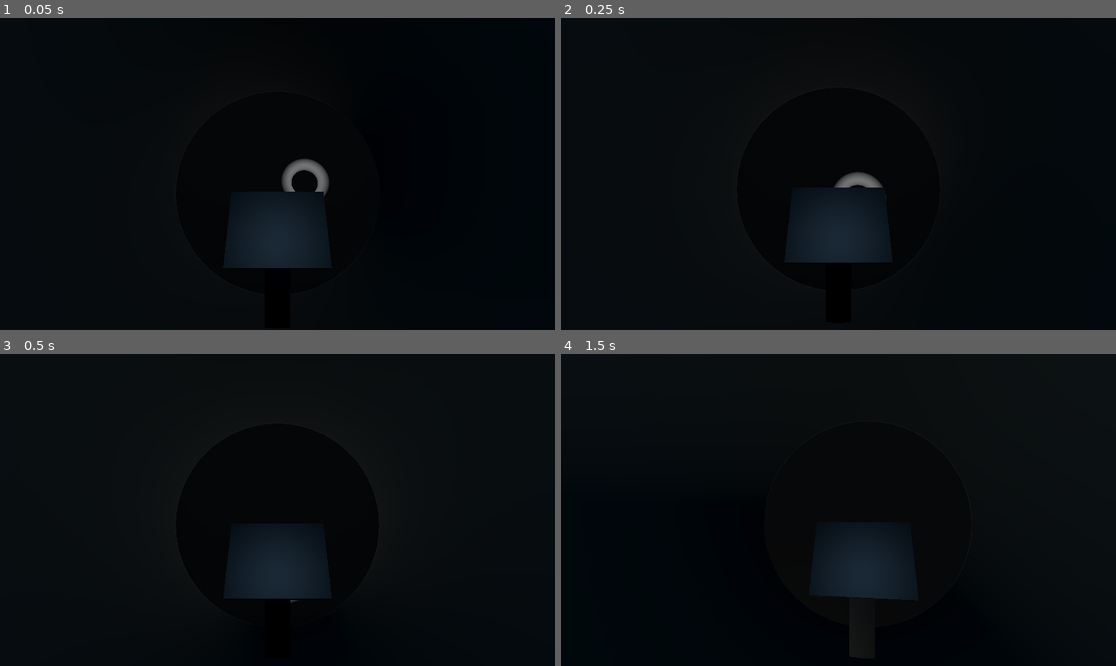
Above: before the commit, frames 1-4 (two rows, left to right).
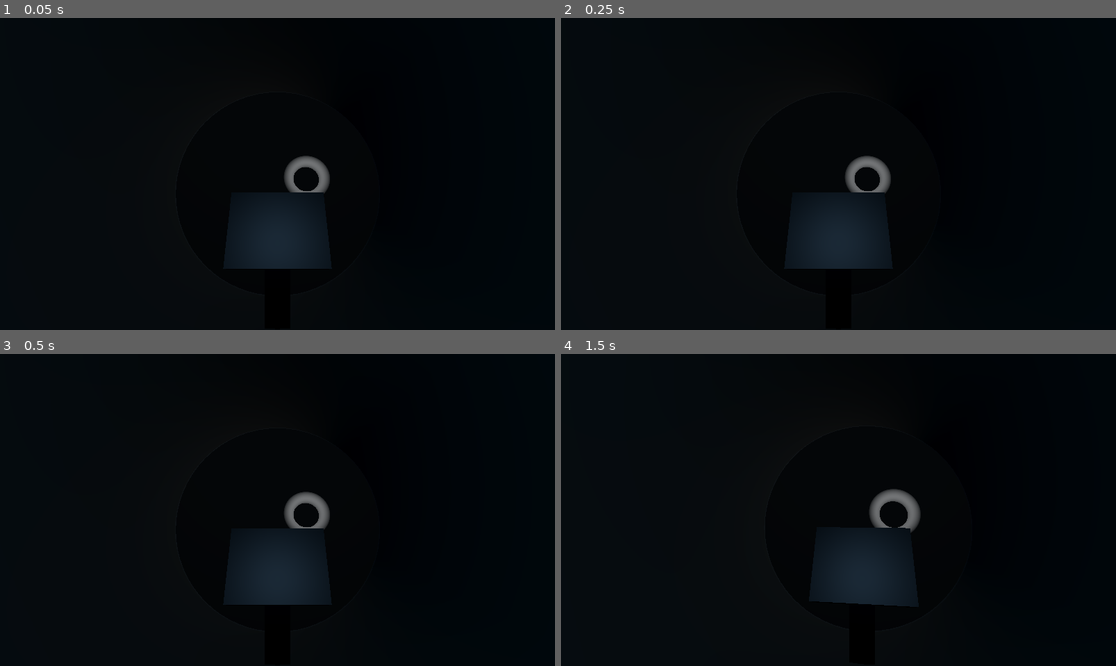
Above: after the commit, the same moments.

Repository: BVenturaDev/DeepDark
Game: Godot game, scene res://scenes/levels/dev_env.tscn
The game is run twice, just before and just after one commit, with the same random seed, the same clock (stepped at 60 frames per second) and the same inputs.
Inputs (mouse positions are in pixels of both pictures, inside the frame that each line leads up to):
- Up to frame 1 (0.05 s): no input
- Up to frame 2 (0.25 s): no input
- Up to frame 3 (0.5 s): no input
- Up to frame 4 (1.5 s): move the mouse to (866, 510) at 0.52 s; hold . (next_camera, bound only after the commit) 0.53-1.28 s; hold Keypad 8 (sub_forward, bound only after the commit) from 0.53 s (still down); tap , (previous_camera, bound only after the commit) at 0.8, 1.35 s; move the mouse to (810, 510) at 1.27 s

The runs differ from the first frame. In frame 1, 0.4% of the frame differs, in the area x 40-60%, y 44-81%; in frame 2, 1.1%; in frame 3, 0.9%; in frame 4, 1.0%.

Commit message:
sub controls rough draft

Diff:
--- a/materials/entities/submarine/screen_crt_shader.tres
+++ b/materials/entities/submarine/screen_crt_shader.tres
@@ -4,24 +4,17 @@
 
 [resource]
 shader = ExtResource("1_4rh3d")
-shader_parameter/overlay = false
-shader_parameter/scanlines_opacity = 0.31
-shader_parameter/scanlines_width = 0.194
-shader_parameter/grille_opacity = 0.0
 shader_parameter/resolution = Vector2(640, 480)
-shader_parameter/pixelate = true
-shader_parameter/roll = true
+shader_parameter/scan_line_amount = 1.0
+shader_parameter/warp_amount = 0.056
+shader_parameter/noise_amount = 0.108
+shader_parameter/interference_amount = 0.2
+shader_parameter/grille_amount = 0.1
+shader_parameter/grille_size = 1.0
+shader_parameter/vignette_amount = 0.6
+shader_parameter/vignette_intensity = 0.4
+shader_parameter/aberation_amount = 0.5
+shader_parameter/roll_line_amount = 0.3
 shader_parameter/roll_speed = 8.43
-shader_parameter/roll_size = 18.371
-shader_parameter/roll_variation = 1.8
-shader_parameter/distort_intensity = 0.05
-shader_parameter/noise_opacity = 0.276
-shader_parameter/noise_speed = 5.0
-shader_parameter/static_noise_intensity = 0.116
-shader_parameter/aberration = 0.03
-shader_parameter/brightness = 1.4
-shader_parameter/discolor = true
-shader_parameter/warp_amount = 0.056
-shader_parameter/clip_warp = false
-shader_parameter/vignette_intensity = 0.4
-shader_parameter/vignette_opacity = 0.5
+shader_parameter/scan_line_strength = -8.0
+shader_parameter/pixel_strength = -2.0
--- a/project.godot
+++ b/project.godot
@@ -46,6 +46,46 @@
 "events": [Object(InputEventKey,"resource_local_to_scene":false,"resource_name":"","device":-1,"window_id":0,"alt_press …(182 unchanged characters)…
 ]
 }
+previous_camera={
+"deadzone": 0.5,
+"events": [Object(InputEventKey,"resource_local_to_scene":false,"resource_name":"","device":-1,"window_id":0,"alt_pressed":false,"shift_pressed":false,"ctrl_pressed":false,"meta_pressed":false,"pressed":false,"keycode":0,"physical_keycode":44,"key_label":0,"unicode":44,"echo":false,"script":null)
+]
+}
+next_camera={
+"deadzone": 0.5,
+"events": [Object(InputEventKey,"resource_local_to_scene":false,"resource_name":"","device":-1,"window_id":0,"alt_pressed":false,"shift_pressed":false,"ctrl_pressed":false,"meta_pressed":false,"pressed":false,"keycode":0,"physical_keycode":46,"key_label":0,"unicode":46,"echo":false,"script":null)
+]
+}
+sub_forward={
+"deadzone": 0.5,
+"events": [Object(InputEventKey,"resource_local_to_scene":false,"resource_name":"","device":-1,"window_id":0,"alt_pressed":false,"shift_pressed":false,"ctrl_pressed":false,"meta_pressed":false,"pressed":false,"keycode":0,"physical_keycode":4194446,"key_label":0,"unicode":0,"echo":false,"script":null)
+]
+}
+sub_back={
+"deadzone": 0.5,
+"events": [Object(InputEventKey,"resource_local_to_scene":false,"resource_name":"","device":-1,"window_id":0,"alt_pressed":false,"shift_pressed":false,"ctrl_pressed":false,"meta_pressed":false,"pressed":false,"keycode":0,"physical_keycode":4194443,"key_label":0,"unicode":0,"echo":false,"script":null)
+]
+}
+sub_left={
+"deadzone": 0.5,
+"events": [Object(InputEventKey,"resource_local_to_scene":false,"resource_name":"","device":-1,"window_id":0,"alt_pressed":false,"shift_pressed":false,"ctrl_pressed":false,"meta_pressed":false,"pressed":false,"keycode":0,"physical_keycode":4194442,"key_label":0,"unicode":0,"echo":false,"script":null)
+]
+}
+sub_right={
+"deadzone": 0.5,
+"events": [Object(InputEventKey,"resource_local_to_scene":false,"resource_name":"","device":-1,"window_id":0,"alt_pressed":false,"shift_pressed":false,"ctrl_pressed":false,"meta_pressed":false,"pressed":false,"keycode":0,"physical_keycode":4194444,"key_label":0,"unicode":0,"echo":false,"script":null)
+]
+}
+sub_down={
+"deadzone": 0.5,
+"events": [Object(InputEventKey,"resource_local_to_scene":false,"resource_name":"","device":-1,"window_id":0,"alt_pressed":false,"shift_pressed":false,"ctrl_pressed":false,"meta_pressed":false,"pressed":false,"keycode":0,"physical_keycode":4194439,"key_label":0,"unicode":0,"echo":false,"script":null)
+]
+}
+sub_up={
+"deadzone": 0.5,
+"events": [Object(InputEventKey,"resource_local_to_scene":false,"resource_name":"","device":-1,"window_id":0,"alt_pressed":false,"shift_pressed":false,"ctrl_pressed":false,"meta_pressed":false,"pressed":false,"keycode":0,"physical_keycode":4194445,"key_label":0,"unicode":0,"echo":false,"script":null)
+]
+}
 
 [rendering]
 
--- a/scenes/entities/screen.tscn
+++ b/scenes/entities/screen.tscn
@@ -17,7 +17,7 @@
 
 void fragment()
 {
-	ALBEDO = texture(screen_tex, vec2(1.0 - UV.y, 1.0 - UV.x)).rgb;
+	ALBEDO = texture(screen_tex, vec2(UV.y, 1.0 - UV.x)).rgb;
 	//EMISSION = texture(screen_tex, vec2(UV.x, 1.0 - UV.y)).rgb * 0.01;
 }"
 
--- a/scenes/entities/submarine.tscn
+++ b/scenes/entities/submarine.tscn
@@ -62,7 +62,7 @@
 
 void fragment()
 {
-	ALBEDO = texture(screen_tex, vec2(1.0 - UV.y, 1.0 - UV.x)).rgb;
+	ALBEDO = texture(screen_tex, vec2(UV.y, 1.0 - UV.x)).rgb;
 	//EMISSION = texture(screen_tex, vec2(UV.x, 1.0 - UV.y)).rgb * 0.01;
 }"
 
@@ -204,19 +204,23 @@
 grow_vertical = 2
 
 [node name="Node3DCameras" type="Node3D" parent="Interior/Screen/SubViewport"]
-transform = Transform3D(1, 0, -1.06581e-14, 0, 1, 0, 1.06581e-14, 0, 1, 0.956727, 0, 0)
+transform = Transform3D(1, 0, 0, 0, 1, 0, 0, 0, 1, 0.956727, 0, -2.13163e-14)
 
 [node name="Camera3DPort" type="Camera3D" parent="Interior/Screen/SubViewport/Node3DCameras"]
-transform = Transform3D(1, 0, 0, 0, 1, 0, 0, 0, 1, -0.992643, 0, 1.05797e-14)
+transform = Transform3D(1, 0, 0, 0, 1, 0, 0, 0, 1, -1.65737, 0, 1.05797e-14)
 current = true
 
 [node name="Camera3DStarboard" type="Camera3D" parent="Interior/Screen/SubViewport/Node3DCameras"]
+transform = Transform3D(1, 0, 0, 0, 1, 0, 0, 0, 1, -0.480328, 0, 0)
 
 [node name="Camera3DStern" type="Camera3D" parent="Interior/Screen/SubViewport/Node3DCameras"]
+transform = Transform3D(1, 0, 0, 0, 1, 0, 0, 0, 1, -0.987707, 0, 1.61415)
 
 [node name="Camera3DFloor" type="Camera3D" parent="Interior/Screen/SubViewport/Node3DCameras"]
+transform = Transform3D(1, 0, 0, 0, 1, 0, 0, 0, 1, -0.961563, -0.615903, 0)
 
 [node name="Camera3DRoof" type="Camera3D" parent="Interior/Screen/SubViewport/Node3DCameras"]
+transform = Transform3D(1, 0, 0, 0, 1, 0, 0, 0, 1, -0.961143, 0.699584, 0)
 
 [node name="Player" parent="." instance=ExtResource("5_hxsbj")]
 transform = Transform3D(-4.37114e-08, 0, 1, 0, 1, 0, -1, 0, -4.37114e-08, 0, -0.238117, 0)
--- a/shaders/screen_crt_shader.gdshader
+++ b/shaders/screen_crt_shader.gdshader
@@ -1,72 +1,114 @@
 /*
 Shader from Godot Shaders - the free shader library.
-godotshaders.com/shader/VHS-and-CRT-monitor-effect
 
 This shader is under CC0 license. Feel free to use, improve and
 change this shader according to your needs and consider sharing
 the modified result to godotshaders.com.
+
+Optimised and packed by @c64cosmin
+If you do use this please share it with me
+Would love to see what you're making with it <3
+
+It's a combination of these two shaders
+~godotshaders.com/shader/VHS-and-CRT-monitor-effect
+godotshaders.com/shader/crt-shader-with-realistic-blurring/
+
+CRT grille and rolling lines made by @c64cosmin
+Vignette and warping effect was made by pend00
+Scanlines are from "TimothyLottes" FROM SHADERTOY
+Then ported by AHOPNESS (@ahopness)
+https://www.shadertoy.com/view/MsjXzh
 */
 
 shader_type canvas_item;
 
-// Deprecation Fix
-uniform sampler2D SCREEN_TEXTURE : hint_screen_texture, filter_linear_mipmap;
+uniform sampler2D SCREEN_TEXTURE: hint_screen_texture;
 
-//*** IMPORTANT! ***/
-// - If you are using this shader to affect the node it is applied to set 'overlay' to false (unchecked in the instepctor).
-// - If you are using this shader as an overlay, and want the shader to affect the nodes below in the Scene hierarchy,
-//   set 'overlay' to true (checked in the inspector).
-// On Mac there is potentially a bug causing this to not work properly. If that is the case and you want to use the shader as an overlay
-// change all "overlay ? SCREEN_TEXTURE : TEXTURE" to only "SCREEN_TEXTURE" on lines 129-140, and "vec2 uv = overlay ? warp(SCREEN_UV) : warp(UV);"
-// to "vec2 uv = warp(SCREEN_UV);" on line 98.
-uniform bool overlay = false;
+uniform vec2 resolution = vec2(320.0, 180.0);
 
-uniform float scanlines_opacity : hint_range(0.0, 1.0) = 0.4;
-uniform float scanlines_width : hint_range(0.0, 0.5) = 0.25;
-uniform float grille_opacity : hint_range(0.0, 1.0) = 0.3;
-uniform vec2 resolution = vec2(640.0, 480.0); // Set the number of rows and columns the texture will be divided in. Scanlines and grille will make a square based on these values
+uniform float scan_line_amount :hint_range(0.0, 1.0) = 1.0;
+uniform float warp_amount :hint_range(0.0, 5.0) = 0.1;
+uniform float noise_amount :hint_range(0.0, 0.3) = 0.03;
+uniform float interference_amount :hint_range(0.0, 1.0) = 0.2;
+uniform float grille_amount :hint_range(0.0, 1.0) = 0.1;
+uniform float grille_size :hint_range(1.0, 5.0) = 1.0;
+uniform float vignette_amount :hint_range(0.0, 2.0) = 0.6;
+uniform float vignette_intensity : hint_range(0.0, 1.0) = 0.4;
+uniform float aberation_amount :hint_range(0.0, 1.0) = 0.5;
+uniform float roll_line_amount :hint_range(0.0, 1.0) = 0.3;
+uniform float roll_speed :hint_range(-8.0, 8.0) = 1.0;
+uniform float scan_line_strength :hint_range(-12.0, -1.0) = -8.0;
+uniform float pixel_strength :hint_range(-4.0, 0.0) = -2.0;
 
-uniform bool pixelate = true; // Fill each square ("pixel") with a sampled color, creating a pixel look and a more accurate representation of how a CRT monitor would work.
-
-uniform bool roll = true;
-uniform float roll_speed = 8.0; // Positive values are down, negative are up
-uniform float roll_size : hint_range(0.0, 100.0) = 15.0;
-uniform float roll_variation : hint_range(0.1, 5.0) = 1.8; // This valie is not an exact science. You have to play around with the value to find a look you like. How this works is explained in the code below.
-uniform float distort_intensity : hint_range(0.0, 0.2) = 0.05; // The distortion created by the rolling effect.
-
-uniform float noise_opacity : hint_range(0.0, 1.0) = 0.4;
-uniform float noise_speed = 5.0; // There is a movement in the noise pattern that can be hard to see first. This sets the speed of that movement.
-
-uniform float static_noise_intensity : hint_range(0.0, 1.0) = 0.06;
-
-uniform float aberration : hint_range(-1.0, 1.0) = 0.03; // Chromatic aberration, a distortion on each color channel.
-uniform float brightness = 1.4; // When adding scanline gaps and grille the image can get very dark. Brightness tries to compensate for that.
-uniform bool discolor = true; // Add a discolor effect simulating a VHS
-
-uniform float warp_amount :hint_range(0.0, 5.0) = 1.0; // Warp the texture edges simulating the curved glass of a CRT monitor or old TV.
-uniform bool clip_warp = false;
-
-uniform float vignette_intensity = 0.4; // Size of the vignette, how far towards the middle it should go.
-uniform float vignette_opacity : hint_range(0.0, 1.0) = 0.5;
-
-// Used by the noise functin to generate a pseudo random value between 0.0 and 1.0
-vec2 random(vec2 uv){
-    uv = vec2( dot(uv, vec2(127.1,311.7) ),
-               dot(uv, vec2(269.5,183.3) ) );
-    return -1.0 + 2.0 * fract(sin(uv) * 43758.5453123);
+float random(vec2 uv){
+    return fract(cos(uv.x * 83.4827 + uv.y * 92.2842) * 43758.5453123);
 }
 
-// Generate a Perlin noise used by the distortion effects
-float noise(vec2 uv) {
-    vec2 uv_index = floor(uv);
-    vec2 uv_fract = fract(uv);
+vec3 fetch_pixel(vec2 uv, vec2 off){
+	vec2 pos = floor(uv * resolution + off) / resolution + vec2(0.5) / resolution;
 
-    vec2 blur = smoothstep(0.0, 1.0, uv_fract);
+	float noise = 0.0;
+	if(noise_amount > 0.0){
+		noise = random(pos + fract(TIME)) * noise_amount;
+	}
 
-    return mix( mix( dot( random(uv_index + vec2(0.0,0.0) ), uv_fract - vec2(0.0,0.0) ),
-                     dot( random(uv_index + vec2(1.0,0.0) ), uv_fract - vec2(1.0,0.0) ), blur.x),
-                mix( dot( random(uv_index + vec2(0.0,1.0) ), uv_fract - vec2(0.0,1.0) ),
-                     dot( random(uv_index + vec2(1.0,1.0) ), uv_fract - vec2(1.0,1.0) ), blur.x), blur.y) * 0.5 + 0.5;
+	if(max(abs(pos.x - 0.5), abs(pos.y - 0.5)) > 0.5){
+		return vec3(0.0, 0.0, 0.0);
+	}
+
+	vec3 clr = texture(SCREEN_TEXTURE , pos, -16.0).rgb + noise;
+	return clr;
+}
+
+// Distance in emulated pixels to nearest texel.
+vec2 Dist(vec2 pos){
+	pos = pos * resolution;
+	return - ((pos - floor(pos)) - vec2(0.5));
+}
+
+// 1D Gaussian.
+float Gaus(float pos, float scale){ return exp2(scale * pos * pos); }
+
+// 3-tap Gaussian filter along horz line.
+vec3 Horz3(vec2 pos, float off){
+	vec3 b = fetch_pixel(pos, vec2(-1.0, off));
+	vec3 c = fetch_pixel(pos, vec2( 0.0, off));
+	vec3 d = fetch_pixel(pos, vec2( 1.0, off));
+	float dst = Dist(pos).x;
+
+	// Convert distance to weight.
+	float scale = pixel_strength;
+	float wb = Gaus(dst - 1.0, scale);
+	float wc = Gaus(dst + 0.0, scale);
+	float wd = Gaus(dst + 1.0, scale);
+
+	// Return filtered sample.
+	return (b * wb + c * wc + d * wd) / (wb + wc + wd);
+}
+
+// Return scanline weight.
+float Scan(vec2 pos, float off){
+	float dst = Dist(pos).y;
+
+	return Gaus(dst + off, scan_line_strength);
+}
+
+// Allow nearest three lines to effect pixel.
+vec3 Tri(vec2 pos){
+	vec3 clr = fetch_pixel(pos, vec2(0.0));
+	if(scan_line_amount > 0.0){
+		vec3 a = Horz3(pos,-1.0);
+		vec3 b = Horz3(pos, 0.0);
+		vec3 c = Horz3(pos, 1.0);
+
+		float wa = Scan(pos,-1.0);
+		float wb = Scan(pos, 0.0);
+		float wc = Scan(pos, 1.0);
+
+		vec3 scanlines = a * wa + b * wb + c * wc;
+		clr = mix(clr, scanlines, scan_line_amount);
+	}
+	return clr;
 }
 
 // Takes in the UV and warps the edges, creating the spherized effect
@@ -76,157 +118,66 @@
 	float delta4 = delta2 * delta2;
 	float delta_offset = delta4 * warp_amount;
 
-	return uv + delta * delta_offset;
+	vec2 warped = uv + delta * delta_offset;
+	return (warped - 0.5) / mix(1.0,1.2,warp_amount/5.0) + 0.5;
 }
 
-// Adds a black border to hide stretched pixel created by the warp effect
-float border (vec2 uv){
-	float radius = min(warp_amount, 0.08);
-	radius = max(min(min(abs(radius * 2.0), abs(1.0)), abs(1.0)), 1e-5);
-	vec2 abs_uv = abs(uv * 2.0 - 1.0) - vec2(1.0, 1.0) + radius;
-	float dist = length(max(vec2(0.0), abs_uv)) / radius;
-	float square = smoothstep(0.96, 1.0, dist);
-	return clamp(1.0 - square, 0.0, 1.0);
-}
-
-// Adds a vignette shadow to the edges of the image
 float vignette(vec2 uv){
 	uv *= 1.0 - uv.xy;
 	float vignette = uv.x * uv.y * 15.0;
-	return pow(vignette, vignette_intensity * vignette_opacity);
+	return pow(vignette, vignette_intensity * vignette_amount);
 }
 
-void fragment()
-{
-	vec2 uv = overlay ? warp(SCREEN_UV) : warp(UV); // Warp the uv. uv will be used in most cases instead of UV to keep the warping
-	vec2 text_uv = uv;
-	vec2 roll_uv = vec2(0.0);
-	float time = roll ? TIME : 0.0;
+float floating_mod(float a, float b){
+	return a - b * floor(a/b);
+}
 
+vec3 grille(vec2 uv){
+	float unit = PI / 3.0;
+	float scale = 2.0*unit/grille_size;
+	float r = smoothstep(0.5, 0.8, cos(uv.x*scale - unit));
+	float g = smoothstep(0.5, 0.8, cos(uv.x*scale + unit));
+	float b = smoothstep(0.5, 0.8, cos(uv.x*scale + 3.0*unit));
+	return mix(vec3(1.0), vec3(r,g,b), grille_amount);
+}
 
-	// Pixelate the texture based on the given resolution.
-	if (pixelate)
-	{
-		text_uv = ceil(uv * resolution) / resolution;
+float roll_line(vec2 uv){
+	float x = uv.y * 3.0 - TIME * roll_speed;
+	float f = cos(x) * cos(x * 2.35 + 1.1) * cos(x * 4.45 + 2.3);
+	float roll_line = smoothstep(0.5, 0.9, f);
+	return roll_line * roll_line_amount;
+}
+
+void fragment(){
+	vec2 pix = FRAGCOORD.xy;
+	vec2 pos = warp(SCREEN_UV);
+
+	float line = 0.0;
+	if(roll_line_amount > 0.0){
+		line = roll_line(pos);
 	}
 
-	// Create the rolling effect. We need roll_line a bit later to make the noise effect.
-	// That is why this runs if roll is true OR noise_opacity is over 0.
-	float roll_line = 0.0;
-	if (roll || noise_opacity > 0.0)
-	{
-		// Create the areas/lines where the texture will be distorted.
-		roll_line = smoothstep(0.3, 0.9, sin(uv.y * roll_size - (time * roll_speed) ) );
-		// Create more lines of a different size and apply to the first set of lines. This creates a bit of variation.
-		roll_line *= roll_line * smoothstep(0.3, 0.9, sin(uv.y * roll_size * roll_variation - (time * roll_speed * roll_variation) ) );
-		// Distort the UV where where the lines are
-		roll_uv = vec2(( roll_line * distort_intensity * (1.-UV.x)), 0.0);
+	vec2 sq_pix = floor(pos * resolution) / resolution + vec2(0.5) / resolution;
+	if(interference_amount + roll_line_amount > 0.0){
+		float interference = random(sq_pix.yy + fract(TIME));
+		pos.x += (interference * (interference_amount + line * 6.0)) / resolution.x;
 	}
 
-	vec4 text;
-	if (roll)
-	{
-		// If roll is true distort the texture with roll_uv. The texture is split up into RGB to
-		// make some chromatic aberration. We apply the aberration to the red and green channels accorging to the aberration parameter
-		// and intensify it a bit in the roll distortion.
-		text.r = texture(SCREEN_TEXTURE, text_uv + roll_uv * 0.8 + vec2(aberration, 0.0) * .1).r;
-		text.g = texture(SCREEN_TEXTURE, text_uv + roll_uv * 1.2 - vec2(aberration, 0.0) * .1 ).g;
-		text.b = texture(SCREEN_TEXTURE, text_uv + roll_uv).b;
-		text.a = 1.0;
-	}
-	else
-	{
-		// If roll is false only apply the aberration without any distorion. The aberration values are very small so the .1 is only
-		// to make the slider in the Inspector less sensitive.
-		text.r = texture(SCREEN_TEXTURE, text_uv + vec2(aberration, 0.0) * .1).r;
-		text.g = texture(SCREEN_TEXTURE, text_uv - vec2(aberration, 0.0) * .1).g;
-		text.b = texture(SCREEN_TEXTURE, text_uv).b;
-		text.a = 1.0;
+	vec3 clr = Tri(pos);
+	if(aberation_amount > 0.0){
+		float chromatic = aberation_amount + line * 2.0;
+		vec2 chromatic_x = vec2(chromatic,0.0) / resolution.x;
+		vec2 chromatic_y = vec2(0.0, chromatic/2.0) / resolution.y;
+		float r = Tri(pos - chromatic_x).r;
+		float g = Tri(pos + chromatic_y).g;
+		float b = Tri(pos + chromatic_x).b;
+		clr = vec3(r,g,b);
 	}
 
-	float r = text.r;
-	float g = text.g;
-	float b = text.b;
+	if(grille_amount > 0.0)clr *= grille(pix);
+	clr *= 1.0 + scan_line_amount * 0.6 + line * 3.0 + grille_amount * 2.0;
+	if(vignette_amount > 0.0)clr *= vignette(pos);
 
-	uv = warp(UV);
-
-	// CRT monitors don't have pixels but groups of red, green and blue dots or lines, called grille. We isolate the texture's color channels
-	// and divide it up in 3 offsetted lines to show the red, green and blue colors next to each other, with a small black gap between.
-	if (grille_opacity > 0.0){
-
-		float g_r = smoothstep(0.85, 0.95, abs(sin(uv.x * (resolution.x * 3.14159265))));
-		r = mix(r, r * g_r, grille_opacity);
-
-		float g_g = smoothstep(0.85, 0.95, abs(sin(1.05 + uv.x * (resolution.x * 3.14159265))));
-		g = mix(g, g * g_g, grille_opacity);
-
-		float b_b = smoothstep(0.85, 0.95, abs(sin(2.1 + uv.x * (resolution.x * 3.14159265))));
-		b = mix(b, b * b_b, grille_opacity);
-
-	}
-
-	// Apply the grille to the texture's color channels and apply Brightness. Since the grille and the scanlines (below) make the image very dark you
-	// can compensate by increasing the brightness.
-	text.r = clamp(r * brightness, 0.0, 1.0);
-	text.g = clamp(g * brightness, 0.0, 1.0);
-	text.b = clamp(b * brightness, 0.0, 1.0);
-
-	// Scanlines are the horizontal lines that make up the image on a CRT monitor.
-	// Here we are actual setting the black gap between each line, which I guess is not the right definition of the word, but you get the idea
-	float scanlines = 0.5;
-	if (scanlines_opacity > 0.0)
-	{
-		// Same technique as above, create lines with sine and applying it to the texture. Smoothstep to allow setting the line size.
-		scanlines = smoothstep(scanlines_width, scanlines_width + 0.5, abs(sin(uv.y * (resolution.y * 3.14159265))));
-		text.rgb = mix(text.rgb, text.rgb * vec3(scanlines), scanlines_opacity);
-	}
-
-	// Apply the banded noise.
-	if (noise_opacity > 0.0)
-	{
-		// Generate a noise pattern that is very stretched horizontally, and animate it with noise_speed
-		float noise = smoothstep(0.4, 0.5, noise(uv * vec2(2.0, 200.0) + vec2(10.0, (TIME * (noise_speed))) ) );
-
-		// We use roll_line (set above) to define how big the noise should be vertically (multiplying cuts off all black parts).
-		// We also add in some basic noise with random() to break up the noise pattern above. The noise is sized according to
-		// the resolution value set in the inspector. If you don't like this look you can
-		// change "ceil(uv * resolution) / resolution" to only "uv" to make it less pixelated. Or multiply resolution with som value
-		// greater than 1.0 to make them smaller.
-		roll_line *= noise * scanlines * clamp(random((ceil(uv * resolution) / resolution) + vec2(TIME * 0.8, 0.0)).x + 0.8, 0.0, 1.0);
-		// Add it to the texture based on noise_opacity
-		text.rgb = clamp(mix(text.rgb, text.rgb + roll_line, noise_opacity), vec3(0.0), vec3(1.0));
-	}
-
-	// Apply static noise by generating it over the whole screen in the same way as above
-	if (static_noise_intensity > 0.0)
-	{
-		text.rgb += clamp(random((ceil(uv * resolution) / resolution) + fract(TIME)).x, 0.0, 1.0) * static_noise_intensity;
-	}
-
-	// Apply a black border to hide imperfections caused by the warping.
-	// Also apply the vignette
-	text.rgb *= border(uv);
-	text.rgb *= vignette(uv);
-	// Hides the black border and make that area transparent. Good if you want to add the the texture on top an image of a TV or monitor.
-	if (clip_warp)
-	{
-		text.a = border(uv);
-	}
-
-	// Apply discoloration to get a VHS look (lower saturation and higher contrast)
-	// You can play with the values below or expose them in the Inspector.
-	float saturation = 0.5;
-	float contrast = 1.2;
-	if (discolor)
-	{
-		// Saturation
-		vec3 greyscale = vec3(text.r + text.g + text.b) / 3.;
-		text.rgb = mix(text.rgb, greyscale, saturation);
-
-		// Contrast
-		float midpoint = pow(0.5, 2.2);
-		text.rgb = (text.rgb - vec3(midpoint)) * contrast + midpoint;
-	}
-
-	COLOR = text;
+	COLOR.rgb = clr;
+	COLOR.a = 1.0;
 }
--- a/shaders/screen_shader.gdshader
+++ b/shaders/screen_shader.gdshader
@@ -5,6 +5,6 @@
 
 void fragment()
 {
-	ALBEDO = texture(screen_tex, vec2(UV.x, 1.0 - UV.y)).rgb;
+	ALBEDO = texture(screen_tex, vec2(UV.y, 1.0 - UV.x)).rgb;
 	//EMISSION = texture(screen_tex, vec2(UV.x, 1.0 - UV.y)).rgb * 0.01;
 }
--- a/src/entities/screen.gd
+++ b/src/entities/screen.gd
@@ -1,6 +1,27 @@
 @tool
 extends Node3D
+var cameras = []
+var cam_num = 0
+
+func _ready():
+	cameras.append_array($SubViewport/Node3DCameras.get_children())
 
 # Called every frame. 'delta' is the elapsed time since the previous frame.
 func _process(_delta):
 	$SubViewport/Node3DCameras.global_transform = global_transform
+
+func _input(event):
+	if event.is_action_pressed("previous_camera"):
+		if cam_num == 0:
+			cam_num = cameras.size() - 1
+		else:
+			cam_num -= 1
+		if cameras[cam_num]:
+			cameras[cam_num].current = true
+	elif event.is_action_pressed("next_camera"):
+		if cam_num == cameras.size() - 1:
+			cam_num = 0
+		else:
+			cam_num += 1
+		if cameras[cam_num]:
+			cameras[cam_num].current = true
--- a/src/entities/submarine.gd
+++ b/src/entities/submarine.gd
@@ -1,14 +1,41 @@
 extends CharacterBody3D
 
+const SPEED = 2.0
+const STOP_SPEED = 2.0
+const TURN_SPEED = 10.0
 
-const SPEED = 5.0
-const ASCENT_VELOCITY = 4.5
+@onready var player = $Player
 
 func _init():
+	pass
+	"""
 	velocity.x = randf_range(-5.0, 5.0)
 	velocity.y = randf_range(-5.0, 5.0)
 	velocity.z = randf_range(-5.0, 5.0)
 	print(velocity)
+	"""
 
-func _physics_process(_delta):
+func _physics_process(delta):
+	var direction = global_transform.basis.get_euler() * Vector3.FORWARD
+	if Input.is_action_pressed("sub_forward"):
+		direction.z -= 1
+	if Input.is_action_pressed("sub_back"):
+		direction.z += 1
+	if Input.is_action_pressed("sub_down"):
+		direction.y -= 1
+	if Input.is_action_pressed("sub_up"):
+		direction.y += 1
+	if Input.is_action_pressed("sub_left"):
+		rotation_degrees.y -= TURN_SPEED * delta
+	if Input.is_action_pressed("sub_right"):
+		rotation_degrees.y += TURN_SPEED * delta
+	direction = direction.normalized()
+	velocity += direction * SPEED * delta
+	velocity.x = clampf(velocity.x, -3.0, 3.0)
+	velocity.y = clampf(velocity.y, -3.0, 3.0)
+	velocity.z = clampf(velocity.z, -3.0, 3.0)
+
+	velocity.x = move_toward(velocity.x, 0, SPEED / STOP_SPEED * delta)
+	velocity.y = move_toward(velocity.y, 0, SPEED / STOP_SPEED * delta)
+	velocity.z = move_toward(velocity.z, 0, SPEED / STOP_SPEED * delta)
 	move_and_slide()
